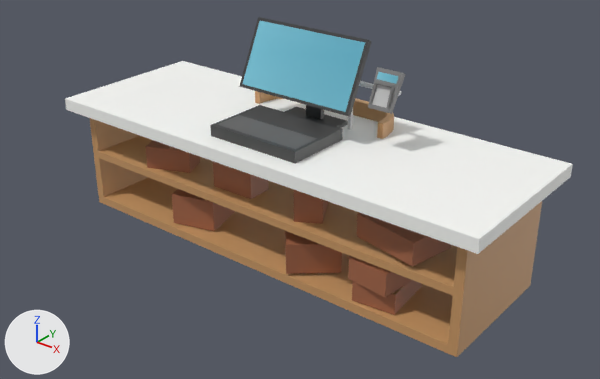
The FBX model Assets/3D models/Cash Register.fbx: old version first, new version second.
The view is the same before and after, from a 50 mm camera at (4.33, -5.44, 4.01) aimed at (-0.06, 0.05, 0.61). Arrows for +X, +Y and +Z are at lower left; the lights stay in place. Where no turn or scale is listed for an object, it has been applied to the vertices.
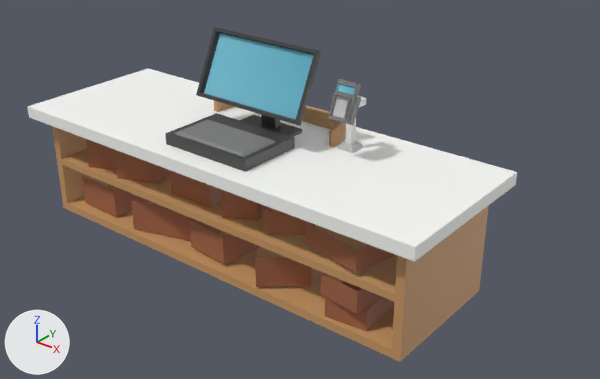
Location of each change, (x1, y1, x2, y2) in pixels of the pictures (600 x 379 px; the box of a moved part takes in the faces that stretch with it):
'pCube25', reshaped, moved: before (65, 17, 573, 357); after (27, 27, 517, 362)
part 1 of me_mesh, moved or reshaped: before (352, 280, 423, 315); after (325, 297, 394, 331)
part 2 of me_mesh, rebuilt (10% narrower): before (368, 67, 406, 114); after (328, 79, 362, 125)
part 3 of me_mesh, rebuilt: before (348, 256, 413, 297); after (321, 273, 384, 314)
part 4 of me_mesh, rebuilt: before (285, 231, 342, 274); after (255, 245, 311, 287)
part 5 of me_mesh, rebuilt (26% wider, 9% shorter): before (294, 190, 328, 224); after (221, 189, 264, 220)
part 6 of me_mesh, rebuilt: before (145, 140, 200, 173); after (115, 150, 170, 184)
part 7 of me_mesh, added: after (330, 93, 351, 119)
part 8 of me_mesh, added: after (345, 96, 366, 145)
part 9 of me_mesh, moved or reshaped: before (172, 17, 428, 243); after (82, 27, 364, 265)
part 10 of me_mesh, moved or reshaped: before (95, 120, 457, 344); after (57, 128, 397, 349)

What the commit changed:
me_mesh is used by ob_pcube25; location (0.0, 0.0, 0.0).
Verts and faces of me_mesh; kept vertices keep their numbers, new ones are numbered from 222.
Before the commit, vertices of me_mesh: 175 (-2.25, 0.66, 0.61), 176 (1.9, 0.66, 0.61), 194 (-2.25, 0.63, 0.09), 195 (1.9, 0.63, 0.09), 196 (1.9, 0.63, 1.06).
Before the commit, vertices of me_mesh: 197 (-2.25, 0.63, 1.06).
me_mesh had 222 vertices, 128 faces and spanned x -2.49..2.14, y -0.7..0.94, z 0.0..2.07.
me_mesh now has 278 vertices, 160 faces and spans x -2.49..2.14, y -0.7..0.94, z 0.0..2.07.
me_mesh part 1: the loose piece of 6 vertices spanning x 0.96..1.36, y -0.52..0.08, z 0.09..0.29 is moved by (0.25, 0.0, 0.0).
me_mesh part 2: the loose piece of 19 vertices spanning x 0.6..0.85, y 0.12..0.32, z 1.54..1.88 is rebuilt with 41 vertices and now spans x 0.71..0.95, y 0.15..0.35, z 1.54..1.88.
me_mesh part 3: the loose piece of 8 vertices spanning x 0.91..1.38, y -0.56..0.04, z 0.29..0.5 is rebuilt with 7 vertices and now spans x 1.16..1.63, y -0.56..0.04, z 0.29..0.5.
me_mesh part 4: the loose piece of 8 vertices spanning x -0.02..0.64, y -0.56..0.1, z 0.12..0.41 is rebuilt with 8 vertices and now spans x 0.17..0.84, y -0.56..0.1, z 0.12..0.41.
me_mesh part 5: the loose piece of 8 vertices spanning x 0.07..0.52, y -0.48..0.04, z 0.61..0.92 is rebuilt with 6 vertices and now spans x -0.01..0.28, y -0.46..0.1, z 0.61..0.92.
me_mesh part 6: the loose piece of 7 vertices spanning x -1.65..-1.13, y -0.51..-0.09, z 0.61..0.84 is rebuilt with 6 vertices and now spans x -1.4..-0.99, y -0.51..-0.09, z 0.61..0.92.
me_mesh part 7: a new loose piece of 16 vertices spanning x 0.73..0.89, y 0.15..0.24, z 1.6..1.78, in mat_lambert2 (picture img_texture_jpg).
me_mesh part 8: a new loose piece of 15 vertices spanning x 0.69..0.86, y 0.29..0.51, z 1.16..1.68, in mat_lambert2 (picture img_texture_jpg).
Part 9, on me_mesh:
42 vertices are removed from x -1.36..1.01, y -0.46..0.44, z 0.42..2.05.
35 faces are deleted.
3 vertices in x -0.29..-0.28, y -0.39..-0.13, z 0.61..0.96 move by (0.06, 0.0, 0.0).
3 vertices in x -0.25..-0.07, y 0.42, z 1.21..1.77 move by (0.0, 0.02, 0.0).
5 vertices move from x -0.93..-0.75, y -0.38..0.32, z 0.1..2.05 to x -0.75..-0.57, y -0.31..0.32, z 0.1..2.05.
49 vertices are added at x -2.09..0.91, y -0.51..0.57, z 0.1..2.05.
31 new faces join them.
Part 10, on me_mesh:
Vertices 175, 176, 194 to 197 move by (0.0, -0.32, 0.0).
Object 'pCube25' (ob_pcube25) moves from (0.0, 0.0, 0.0) to (-0.396, -0.187, -0.122).
